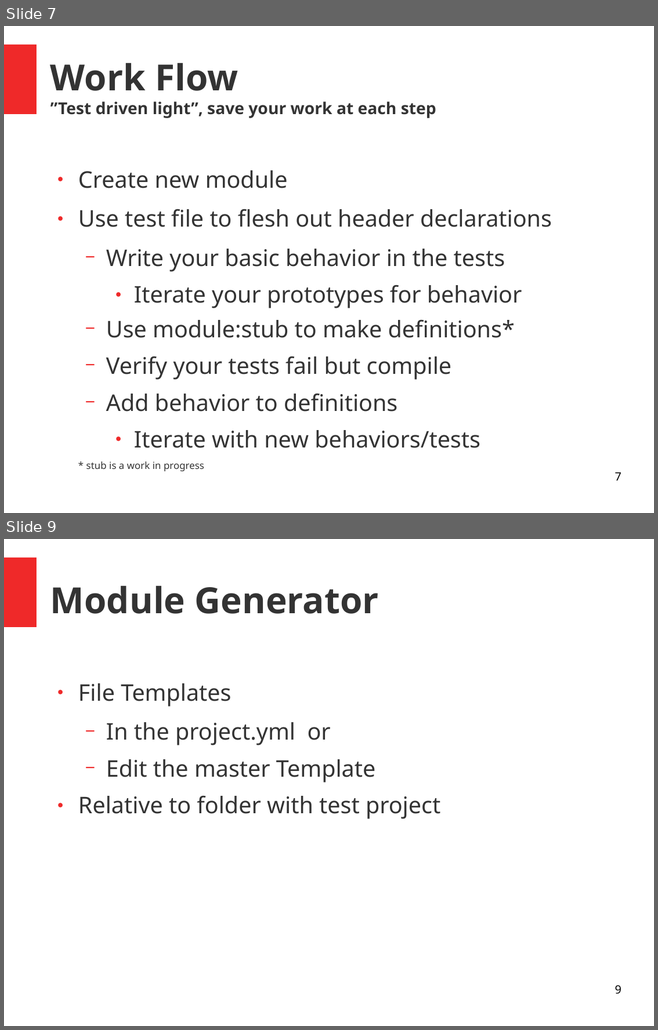
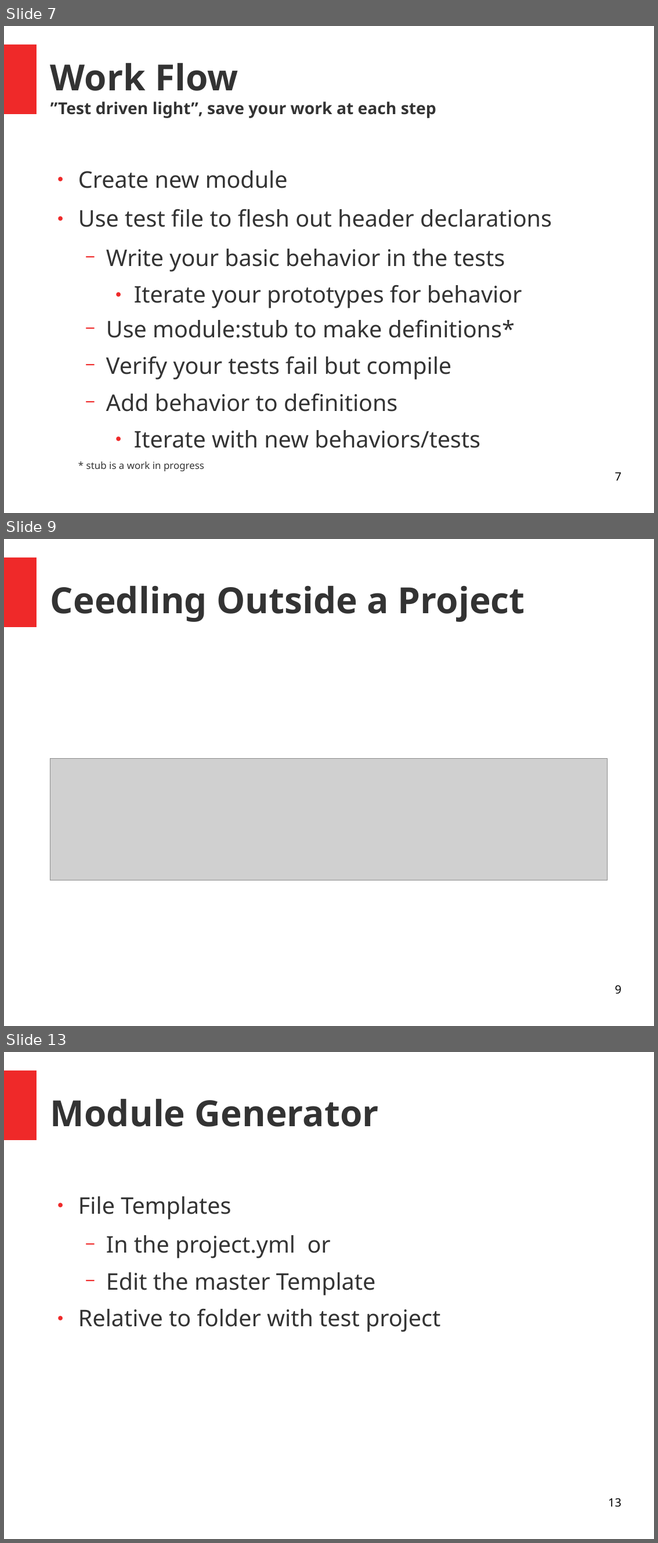
Before and after one commit to bd2357/ceedling_talk, a slide deck: ceedling_talk.odp. Shown one above the other, each under a label of ours: slides 7 and 9 before the commit, slides 7, 9 and 13 after it; the slides between them are not shown. The pictures are 658x1030 and 658x1543 pixels, drawn with LibreOffice and Linux fonts; fonts in the diff are those of the drawing; grey boxes stand for pictures. Boxes give left, top, right and bottom in pixels: in the first picture for what was removed or moved away, otherwise in the second. Text is boxed around its words. In the diff, an @@ line names an element or a change of style, - is before the commit and + after.

```diff
--- a/ceedling_talk.odp
+++ b/ceedling_talk.odp
@@ slide 9 added at <box>4,539,654,1026</box>, background #FFFFFF; not listed: 1 template element that a slide beside it also shows @@
@@ title added at <box>50,586,525,622</box>, 44 pt, text #333333, bold @@
+Ceedling Outside a Project
@@ picture added at <box>50,759,608,880</box> @@
@@ page number added at <box>615,985,621,994</box>, 14 pt, text #000000 @@
+9
@@ what was slide 9 is now slide 13 @@
@@ page number at <box>608,1498,621,1507</box>: text changed @@
-9
+13
```
Also in this commit, not shown: 4 slides changed, 5 other slides added, 2 slides removed, 6 other files.
